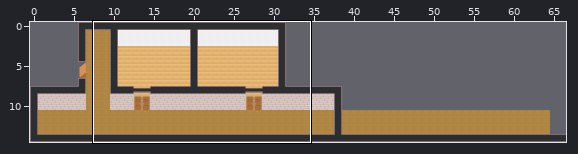
An edit to a level. Tiled map (JSON), second-floor.tmj. Above: a wide view before the commit, with the close-up outlined.
Close-up. As it was:
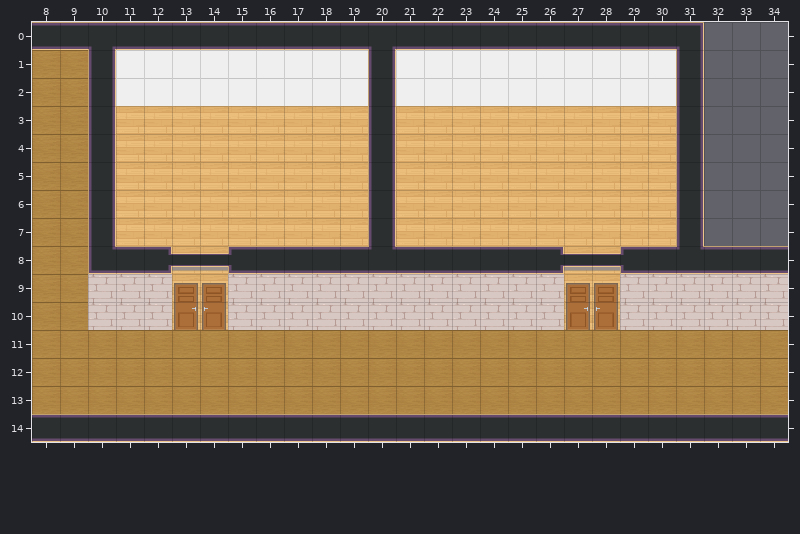
Cells are 32x32 px. Shown: x 8..34, y 0..14. The commit also changed other parts of the map, which this record leaves out.
The result:
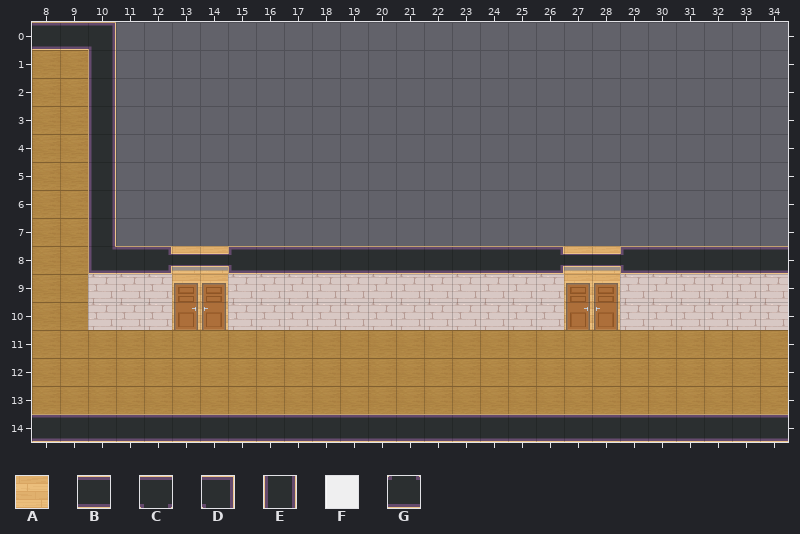
Key: from "Chunk 1": A 3, B 7, C 8, D 9, E 10, F 11, G 19.
_ is an empty cell, # one hidden under a higher layer.
Difference:
{"where": "layer \"collisions\""}
{"y":0,"x":11,"old":"#####################","new":"_____________________"}
{"y":1,"x":20,"old":"#","new":"_"}
{"y":1,"x":31,"old":"#","new":"_"}
{"y":2,"x":20,"old":"#","new":"_"}
{"y":2,"x":31,"old":"#","new":"_"}
{"y":3,"x":20,"old":"#","new":"_"}
{"y":3,"x":31,"old":"#","new":"_"}
{"y":4,"x":20,"old":"#","new":"_"}
{"y":4,"x":31,"old":"#","new":"_"}
{"y":5,"x":20,"old":"#","new":"_"}
{"y":5,"x":31,"old":"#","new":"_"}
{"y":6,"x":20,"old":"#","new":"_"}
{"y":6,"x":31,"old":"#","new":"_"}
{"y":7,"x":20,"old":"#","new":"_"}
{"y":7,"x":31,"old":"#","new":"_"}
{"where": "layer \"floor/floor1\""}
{"y":0,"x":11,"old":"#########","new":"_________"}
{"y":1,"x":11,"old":"#########","new":"_________"}
{"y":2,"x":11,"old":"#########","new":"_________"}
{"y":3,"x":11,"old":"AAAAAAAAA#AAAAAAAAAA#","new":"_____________________"}
{"y":4,"x":11,"old":"AAAAAAAAA#AAAAAAAAAA#","new":"_____________________"}
{"y":5,"x":11,"old":"AAAAAAAAA#AAAAAAAAAA","new":"____________________"}
{"y":6,"x":11,"old":"AAAAAAAAA#AAAAAAAAAA#","new":"_____________________"}
{"y":7,"x":11,"old":"AAAAAAAAA#AAAAAAAAAA#","new":"_____________________"}
{"where": "layer \"walls/wall\""}
{"y":0,"x":10,"old":"CBBBBBBBBBCBBBBBBBBBBD","new":"D_____________________"}
{"y":1,"x":11,"old":"FFFFFFFFFEFFFFFFFFFFE","new":"_____________________"}
{"y":2,"x":11,"old":"FFFFFFFFFEFFFFFFFFFFE","new":"_____________________"}
{"y":3,"x":20,"old":"E","new":"_"}
{"y":3,"x":31,"old":"E","new":"_"}
{"y":4,"x":20,"old":"E","new":"_"}
{"y":4,"x":31,"old":"E","new":"_"}
{"y":5,"x":20,"old":"E","new":"_"}
{"y":5,"x":31,"old":"E","new":"_"}
{"y":6,"x":20,"old":"E","new":"_"}
{"y":6,"x":31,"old":"E","new":"_"}
{"y":7,"x":20,"old":"E","new":"_"}
{"y":7,"x":31,"old":"E","new":"_"}
{"y":8,"x":20,"old":"G","new":"B"}
{"y":8,"x":31,"old":"G","new":"B"}
{"label":"changed","picture_box":[112,22,704,250]}
